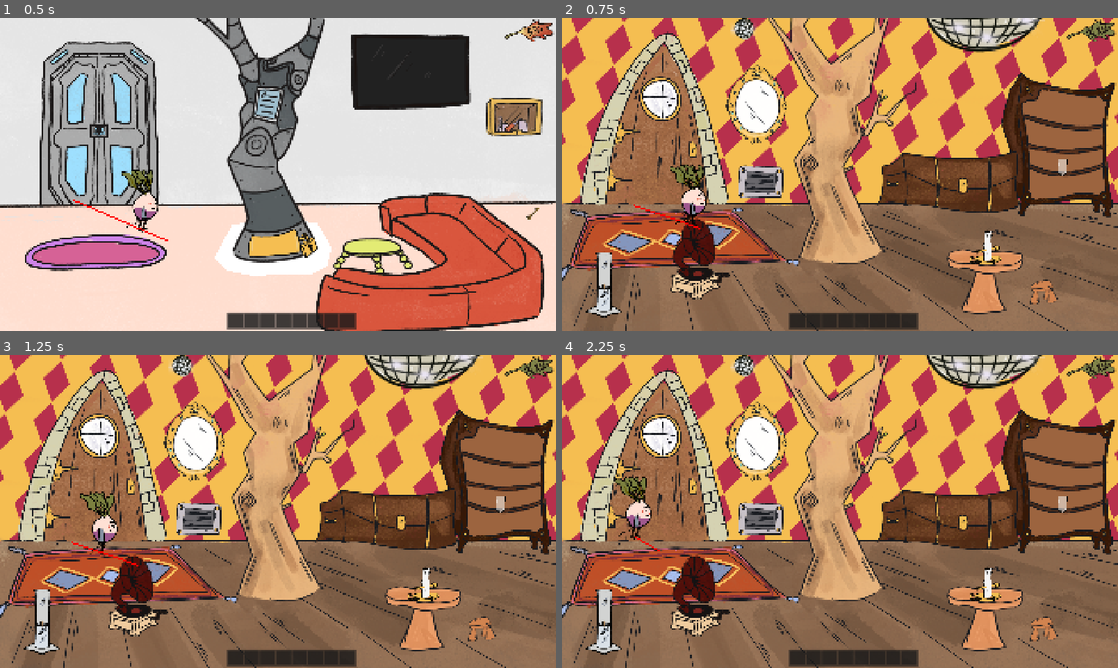
Above: before the commit, frames 1-4 (two rows, left to right).
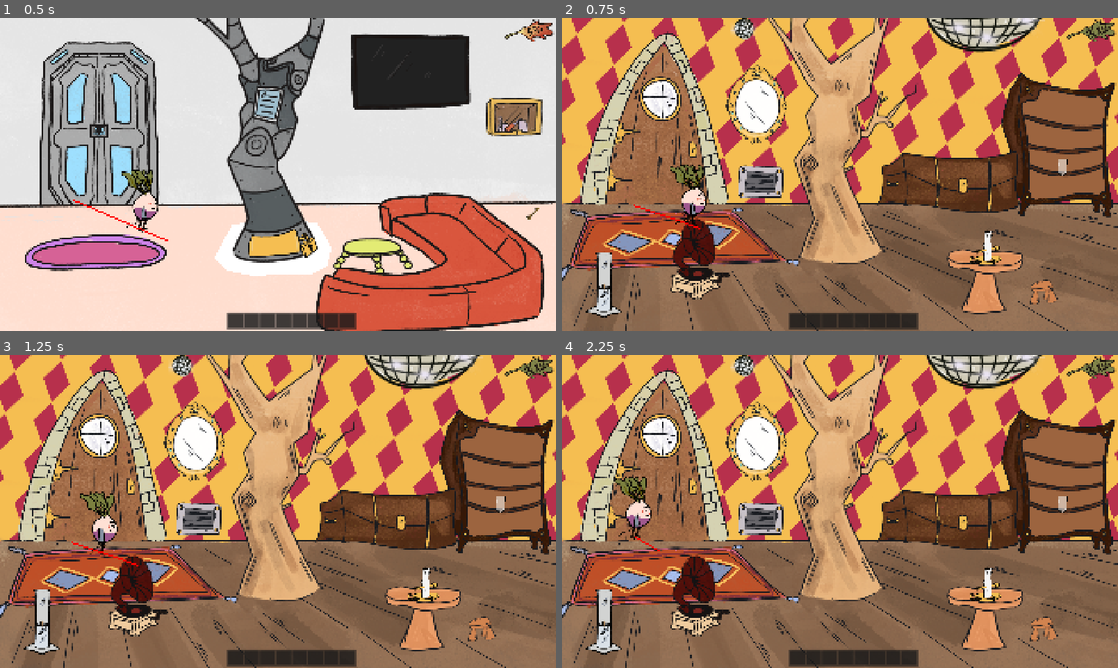
Above: after the commit, the same moments.

Repository: s0lst1ce/microjam60
Game: Godot game, scene res://main.tscn
Two runs of this game, one before a commit and one after it. Both use one fixed random seed, a clock stepped at 60 frames per second and the inputs below.
Inputs (mouse positions are in pixels of both pictures, inside the frame that each line leads up to):
- Up to frame 1 (0.5 s): no input
- Up to frame 2 (0.75 s): click (1090, 30) at 0.5 s
- Up to frame 3 (1.25 s): no input
- Up to frame 4 (2.25 s): click (1090, 367) at 1.25 s; click (1090, 367) at 2 s

Frame 1 is identical in both runs. In frame 2, 0.4% of the frame differs, in the area x 38-64%, y 0-78%; in frame 3, 0.4%; in frame 4, 0.4%.

Commit message:
feat: item combination

Diff:
--- a/branch.tres
+++ b/branch.tres
@@ -1,10 +1,13 @@
 [gd_resource type="Resource" script_class="ItemData" format=3 uid="uid://dblio4fyqcpvq"]
 
 [ext_resource type="Texture2D" uid="uid://dfro3fqmxr3ih" path="res://assets/furniture/branch.png" id="1_c4m68"]
+[ext_resource type="Resource" uid="uid://e5cw066ur8od" path="res://hammer.tres" id="1_cp14i"]
 [ext_resource type="Script" uid="uid://i5ms0ackvnbo" path="res://item_data.gd" id="1_qh0k0"]
 
 [resource]
 script = ExtResource("1_qh0k0")
 name = "branch"
 icon = ExtResource("1_c4m68")
+combines_with = "stone"
+combines_into = ExtResource("1_cp14i")
 metadata/_custom_type_script = "uid://i5ms0ackvnbo"
--- /dev/null
+++ b/hammer.tres
@@ -0,0 +1,10 @@
+[gd_resource type="Resource" script_class="ItemData" format=3 uid="uid://e5cw066ur8od"]
+
+[ext_resource type="Script" uid="uid://i5ms0ackvnbo" path="res://item_data.gd" id="1_1e8vh"]
+[ext_resource type="Texture2D" uid="uid://btduca2a6hj43" path="res://assets/furniture/hammer.png" id="1_1kwqi"]
+
+[resource]
+script = ExtResource("1_1e8vh")
+name = "hammer"
+icon = ExtResource("1_1kwqi")
+metadata/_custom_type_script = "uid://i5ms0ackvnbo"
--- a/item_data.gd
+++ b/item_data.gd
@@ -3,3 +3,5 @@
 
 @export var name: String
 @export var icon: Texture2D
+@export var combines_with: String
+@export var combines_into: ItemData
--- a/item_slot.gd
+++ b/item_slot.gd
@@ -35,9 +35,14 @@
 	return true
 
 func _drop_data(_at_position: Vector2, data: Variant) -> void:
-	var tmp = item
-	item = data.item
-	data.item=tmp
+	if data.item != null and item !=null and data.item.combines_with == item.name:
+		item= item.combines_into
+		data.item=null
+	else:
+		var tmp = item
+		item = data.item
+		data.item=tmp
+
 	data.icon.show()
 	update_ui()
 	data.update_ui()
--- a/magpie_lounge_retro.tscn
+++ b/magpie_lounge_retro.tscn
@@ -200,10 +200,10 @@
 
 [node name="Branch" type="TextureRect" parent="." unique_id=303296348]
 z_index = -1
-offset_left = 1001.00006
-offset_top = 212.0
-offset_right = 1146.0
-offset_bottom = 324.0
+offset_left = 1002.0
+offset_top = 217.0
+offset_right = 1147.0
+offset_bottom = 329.0
 scale = Vector2(1.8393967, 1.8393967)
 texture = ExtResource("26_o03v2")
 script = ExtResource("27_o03v2")
--- a/stone.tres
+++ b/stone.tres
@@ -1,5 +1,6 @@
 [gd_resource type="Resource" script_class="ItemData" format=3 uid="uid://bbfmmj0vrdsxh"]
 
+[ext_resource type="Resource" uid="uid://e5cw066ur8od" path="res://hammer.tres" id="1_gmksn"]
 [ext_resource type="Texture2D" uid="uid://bjcolgowq0hmy" path="res://assets/furniture/stone.png" id="1_h6cl8"]
 [ext_resource type="Script" uid="uid://i5ms0ackvnbo" path="res://item_data.gd" id="1_k7hpl"]
 
@@ -7,4 +8,6 @@
 script = ExtResource("1_k7hpl")
 name = "stone"
 icon = ExtResource("1_h6cl8")
+combines_with = "branch"
+combines_into = ExtResource("1_gmksn")
 metadata/_custom_type_script = "uid://i5ms0ackvnbo"
Binary file changed: assets/furniture/arbre.png
Binary file added: assets/furniture/hammer.png
Not shown, added: assets/furniture/hammer.png.import
